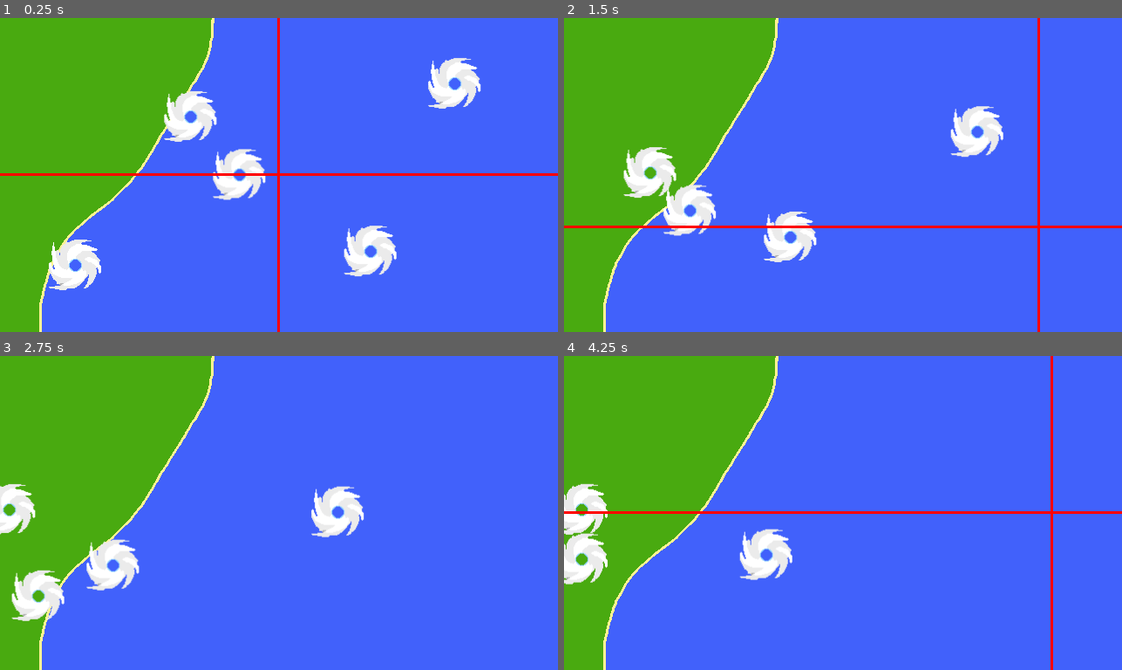
Above: before the commit, frames 1-4 (two rows, left to right).
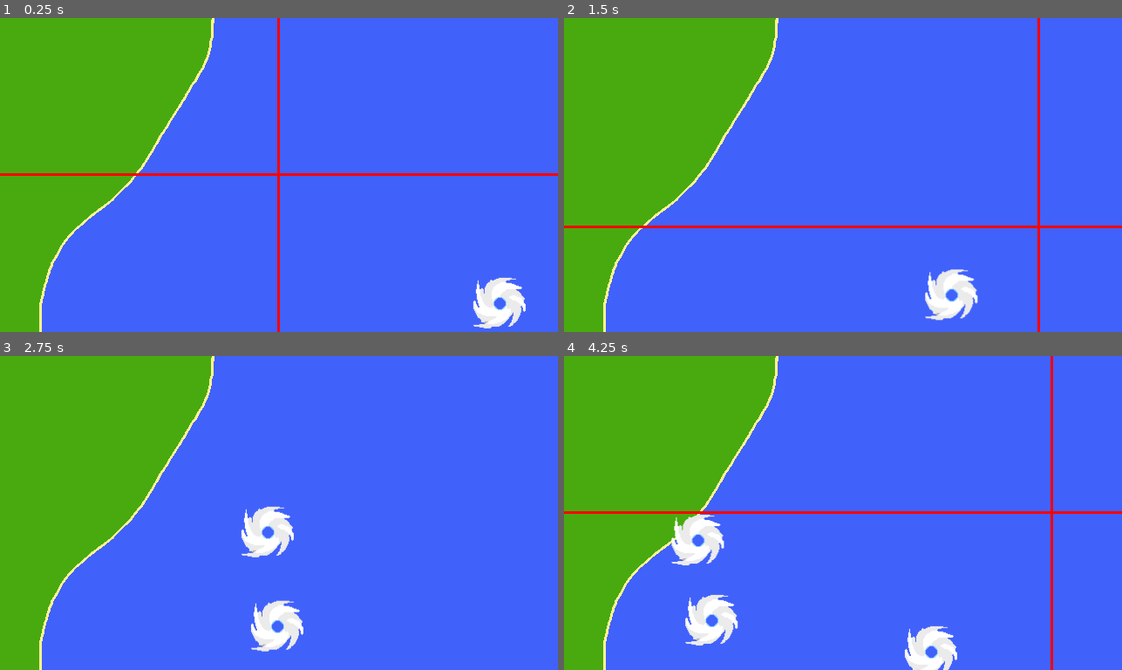
Above: after the commit, the same moments.

Repository: nschrag/BigHurricaneHunter
Game: Godot game, scene res://Map01.tscn
Same seed, same stepped clock (60 frames per second), same inputs: the game is played once before the commit and once after it.
Inputs:
- Up to frame 1 (0.25 s): no input
- Up to frame 2 (1.5 s): hold Right (ui_right) 0.53-1.28 s; hold Down (ui_down) from 1.28 s (still down)
- Up to frame 3 (2.75 s): release Down (ui_down) at 2.03 s; hold Right (ui_right) from 2.03 s (still down)
- Up to frame 4 (4.25 s): release Right (ui_right) at 2.78 s; hold Up (ui_up) 2.78-3.53 s; hold Left (ui_left) from 3.53 s (still down)

The runs differ from the first frame. In frame 1, 6.4% of the frame differs, in the area x 8-95%, y 12-99%; in frame 2, 5.4%; in frame 3, 6.2%; in frame 4, 6.1%.
Error before the commit: Cannot call method 'add_point' on a null value. (res://Hurricane.gd:31)

Commit message:
Continuously spawn hurricanes

Diff:
--- /dev/null
+++ b/Game.gd
@@ -0,0 +1,16 @@
+extends Sprite2D
+
+@export var hurricane: PackedScene
+@export var spawn_rate: float = 2
+var next_spawn_time = 0
+
+func _process(delta: float) -> void:
+	if Time.get_ticks_msec() > next_spawn_time:
+		next_spawn_time = Time.get_ticks_msec() + spawn_rate * 1000
+
+		var h: Hurricane = hurricane.instantiate()
+		add_child(h)
+		var rect = get_rect()
+		h.position = Vector2(randf_range(rect.get_center().x, rect.end.x),
+								randf_range(rect.position.y, rect.end.y))
+		h.configure()
--- a/Hurricane.gd
+++ b/Hurricane.gd
@@ -12,7 +12,7 @@
 var draw_debug = false
 var debug_path: Line2D
 
-func _ready() -> void:
+func configure() -> void:
 	var rect = get_parent().get_rect()
 	p2 = Vector2(rect.position.x, randf_range(rect.position.y, rect.end.y))
 	p0 = position
@@ -28,7 +28,9 @@
 func _process(delta: float) -> void:
 	distance_traveled += delta * speed
 	position = _quadratic_bezier(p0, p1, p2, distance_traveled / approx_distance)
-	debug_path.add_point(position)
+
+	if debug_path != null:
+		debug_path.add_point(position)
 
 	if distance_traveled >= approx_distance:
 		queue_free()
--- a/Map01.tscn
+++ b/Map01.tscn
@@ -1,7 +1,8 @@
-[gd_scene load_steps=5 format=3 uid="uid://bvdnhyj7xibk7"]
+[gd_scene load_steps=6 format=3 uid="uid://bvdnhyj7xibk7"]
 
 [ext_resource type="Texture2D" uid="uid://bwe1wrmdfxt5b" path="res://Map01.png" id="1_05k6h"]
 [ext_resource type="Script" uid="uid://bot8k8l7vi6ht" path="res://Reticule.gd" id="2_4fct5"]
+[ext_resource type="Script" uid="uid://b2l8d2i8athvi" path="res://Game.gd" id="2_wtso8"]
 [ext_resource type="PackedScene" uid="uid://cccenqmfu6ftn" path="res://Hurricane.tscn" id="3_nbf6t"]
 
 [sub_resource type="CircleShape2D" id="CircleShape2D_3la0o"]
@@ -10,30 +11,28 @@
 
 [node name="Map01" type="Sprite2D" parent="."]
 texture = ExtResource("1_05k6h")
+script = ExtResource("2_wtso8")
+hurricane = ExtResource("3_nbf6t")
 
 [node name="Hurricane" parent="Map01" instance=ExtResource("3_nbf6t")]
-speed = null
 
 [node name="Hurricane2" parent="Map01" instance=ExtResource("3_nbf6t")]
 position = Vector2(-213, 102)
-speed = null
 
 [node name="Hurricane3" parent="Map01" instance=ExtResource("3_nbf6t")]
 position = Vector2(206, -117)
-speed = null
 
 [node name="Hurricane4" parent="Map01" instance=ExtResource("3_nbf6t")]
 position = Vector2(142, 91)
-speed = null
 
 [node name="Hurricane5" parent="Map01" instance=ExtResource("3_nbf6t")]
 position = Vector2(-90, -95)
-speed = null
 
 [node name="Camera2D" type="Camera2D" parent="."]
 
-[node name="Reticule" type="Node2D" parent="."]
+[node name="Reticule" type="Node2D" parent="." node_paths=PackedStringArray("hurricane_parent")]
 script = ExtResource("2_4fct5")
+hurricane_parent = NodePath("../Map01")
 
 [node name="Horizontal" type="Line2D" parent="Reticule"]
 z_index = 1
--- a/Reticule.gd
+++ b/Reticule.gd
@@ -1,18 +1,25 @@
 extends Node2D
 
 @export var speed = 300
+@export var hurricane_parent: Node2D
 @onready var horizontal = $Horizontal
 @onready var vertical = $Vertical
+
+func get_speed() -> float:
+	if Input.is_action_pressed("fire"):
+		return speed * 0.25
+	else:
+		return speed
 
 func _process(delta: float) -> void:
 	var input_vector = Input.get_vector("ui_left", "ui_right", "ui_up", "ui_down")
 
-	horizontal.position += Vector2(0, input_vector.y * speed * delta)
-	vertical.position += Vector2(input_vector.x * speed * delta, 0)
+	horizontal.position += Vector2(0, input_vector.y * get_speed() * delta)
+	vertical.position += Vector2(input_vector.x * get_speed() * delta, 0)
 
 func _unhandled_input(event: InputEvent) -> void:
 	if event.is_action_released("fire"):
-		for h in get_parent().get_children():
+		for h in hurricane_parent.get_children():
 			if h is Hurricane:
 				var target_pos = Vector2(vertical.position.x, horizontal.position.y)
 				var distance = (target_pos - h.position).length()
Not shown, added: Game.gd.uid
